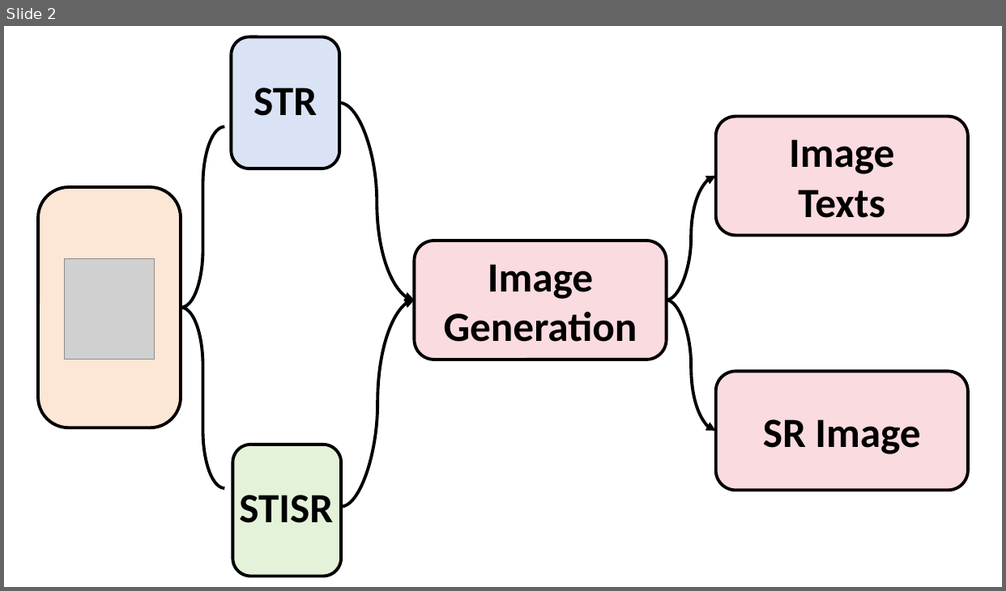
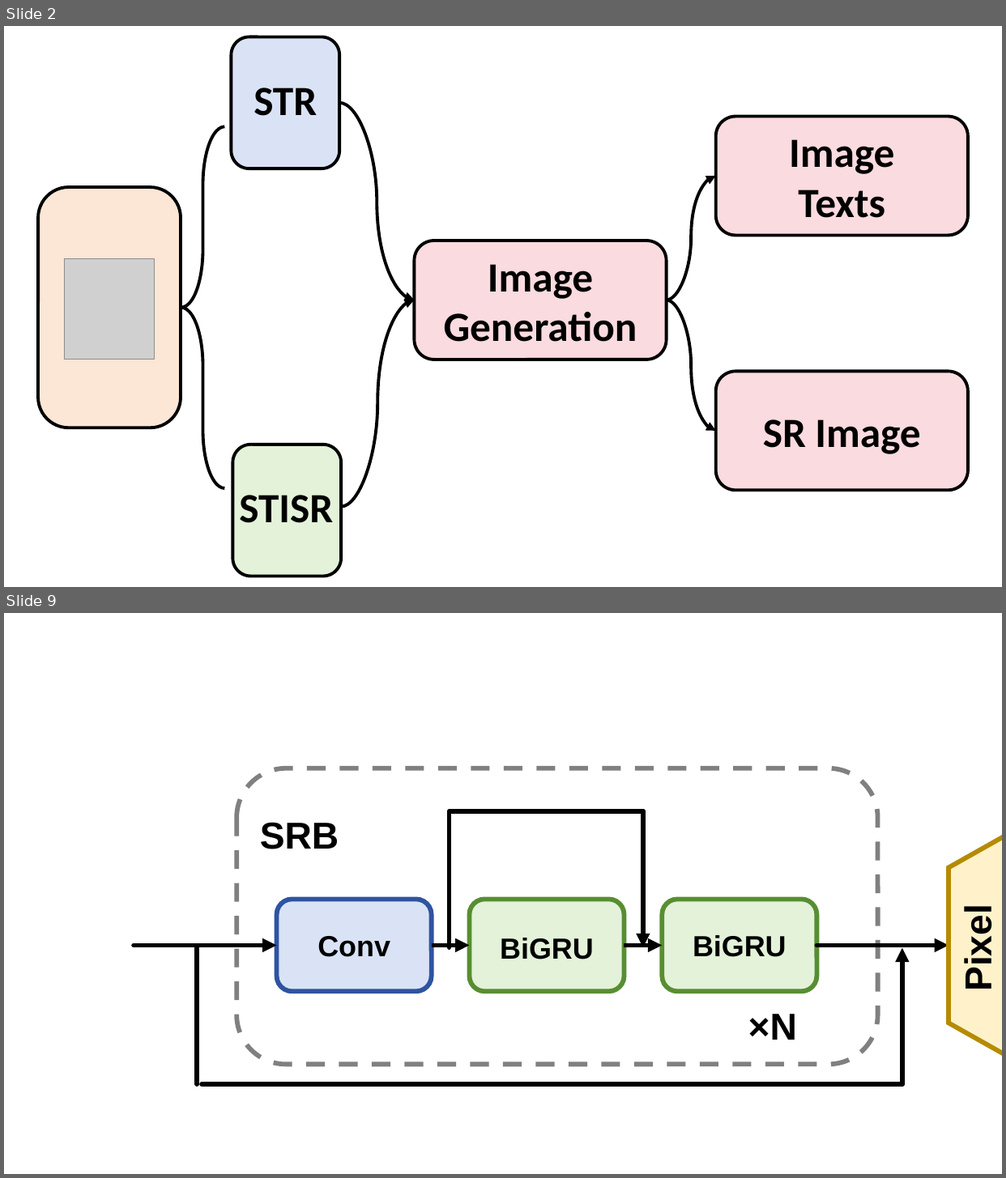
Before and after one commit to AiMecreative/srec, a slide deck: thesis/fig/figs.pptx. Shown one above the other, each under a label of ours: slide 2 before the commit, slides 2 and 9 after it; the slides between them are not shown. The pictures are 1006x591 and 1006x1178 pixels, drawn with LibreOffice and Linux fonts; fonts in the diff are those of the drawing; grey boxes stand for pictures. Boxes give left, top, right and bottom in pixels: in the first picture for what was removed or moved away, otherwise in the second. Text is boxed around its words. In the diff, an @@ line names an element or a change of style, - is before the commit and + after.

```diff
--- a/thesis/fig/figs.pptx
+++ b/thesis/fig/figs.pptx
@@ slide 9 added at box(4, 613, 1002, 1174), background #FFFFFF @@
@@ group added at box(134, 769, 1002, 1092): 6 arrows, 6 texts, 4 rounded rectangles, 4 lines, 1 trapezoid @@
+BiGRU
+BiGRU
+Conv
+×N
+Pixel
+Shuffle
+SRB
```
Also in this commit, not shown: 6 other slides added.
